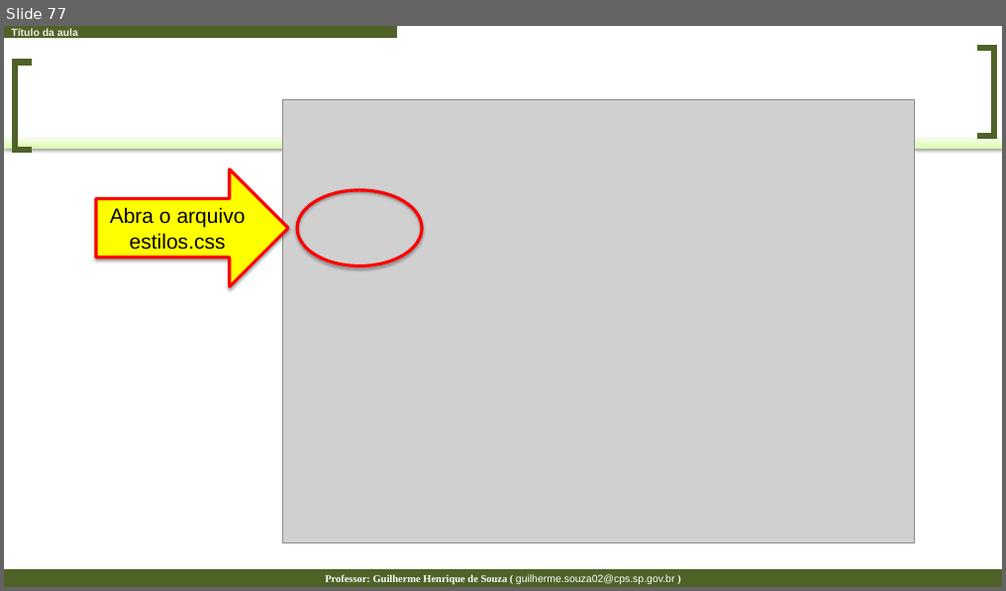
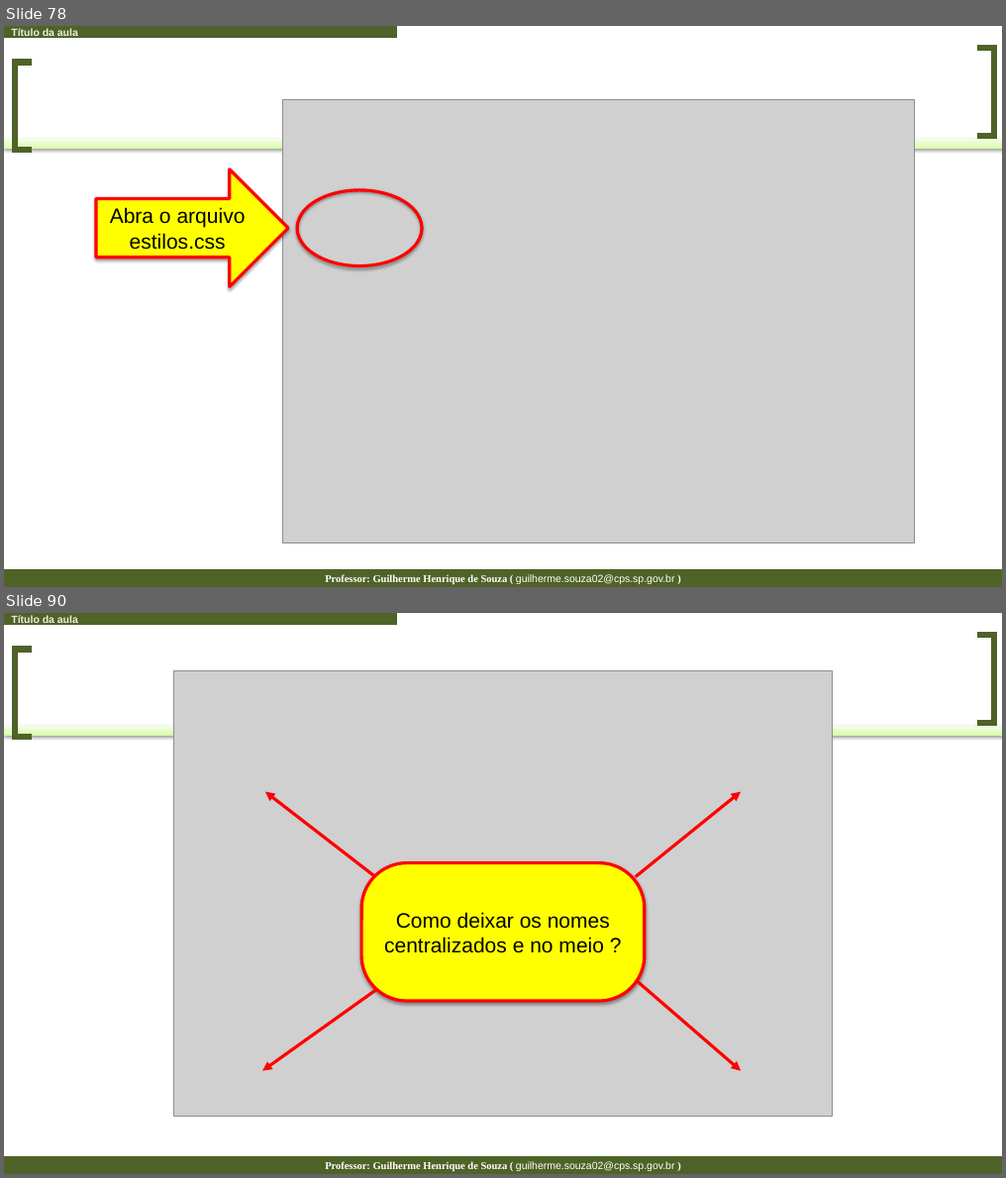
Before and after one commit to guilhermehsouza/AulaCSS, a slide deck: Aula 02 - Passo a Passo.pptx. Shown one above the other, each under a label of ours: slide 77 before the commit, slides 78 and 90 after it; the slides between them are not shown. The pictures are 1006x591 and 1006x1178 pixels, drawn with LibreOffice and Linux fonts; fonts in the diff are those of the drawing; grey boxes stand for pictures. Boxes give left, top, right and bottom in pixels: in the first picture for what was removed or moved away, otherwise in the second. Text is boxed around its words. In the diff, an @@ line names an element or a change of style, - is before the commit and + after.

```diff
--- a/Aula 02 - Passo a Passo.pptx
+++ b/Aula 02 - Passo a Passo.pptx
@@ slide 90 added at (4, 613, 1002, 1174), background #FFFFFF; not listed: 5 template elements that a slide beside it also shows @@
@@ picture added at (174, 671, 833, 1117) @@
@@ arrow added from (375, 877) to (265, 792), #FF0000 3 pt @@
@@ arrow added from (636, 877) to (741, 792), #FF0000 3 pt @@
@@ rounded rectangle added at (361, 863, 645, 1001), fill #FFFF00, outline #FF0000 3 pt, 20 pt, text #000000 @@
+Como deixar os nomes centralizados e no meio ?
@@ arrow added from (376, 990) to (262, 1071), #FF0000 3 pt @@
@@ arrow added from (638, 982) to (741, 1071), #FF0000 3 pt @@
@@ what was slide 77 is now slide 78 @@
```
Also in this commit, not shown: 4 slides changed, 13 other slides added, 6 slides removed, 2 other files.
